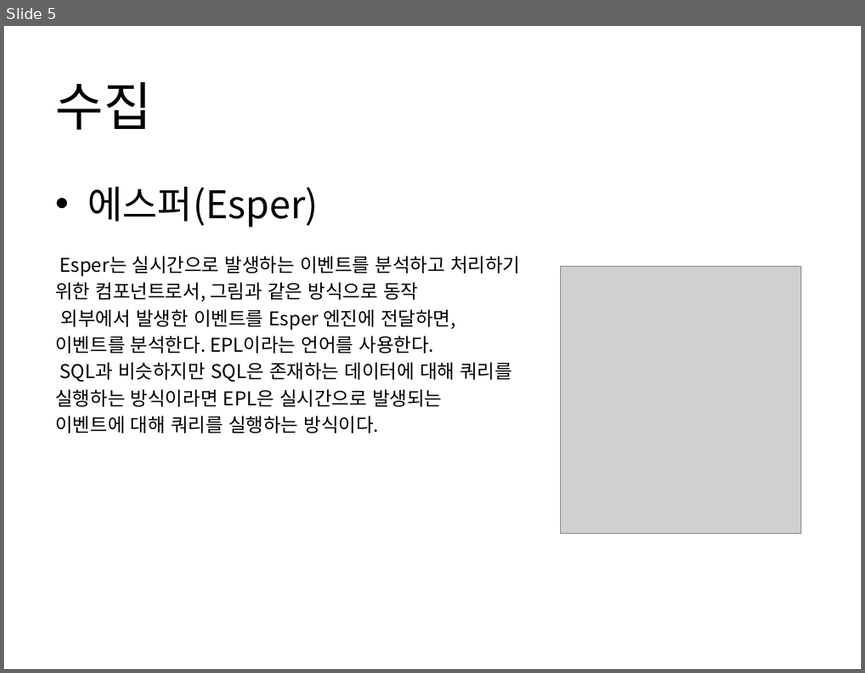
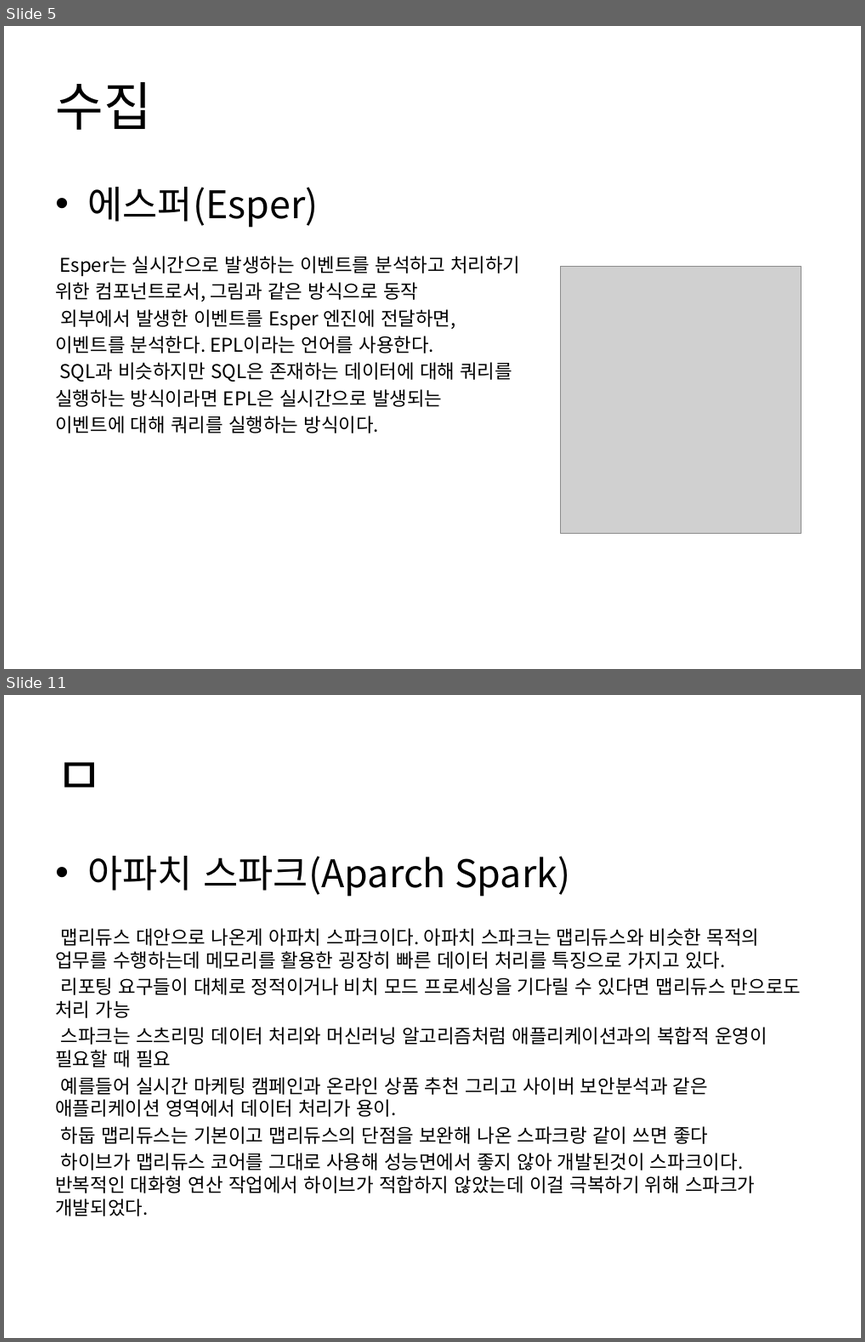
Before and after one commit to Heechul90/BigData_Project, a slide deck: 하둡에코시스템.pptx. Shown one above the other, each under a label of ours: slide 5 before the commit, slides 5 and 11 after it; the slides between them are not shown. The pictures are 865x673 and 865x1342 pixels, drawn with LibreOffice and Linux fonts; fonts in the diff are those of the drawing; grey boxes stand for pictures. Boxes give left, top, right and bottom in pixels: in the first picture for what was removed or moved away, otherwise in the second. Text is boxed around its words. In the diff, an @@ line names an element or a change of style, - is before the commit and + after.

```diff
--- a/하둡에코시스템.pptx
+++ b/하둡에코시스템.pptx
@@ slide 11 added at (x1=4, y1=695, x2=861, y2=1338), background #FFFFFF @@
@@ title added at (x1=55, y1=762, x2=103, y2=788), 44 pt, text #000000 @@
+ㅁ
@@ text added at (x1=55, y1=856, x2=800, y2=1216), 16 pt, text #000000 @@
+• 아파치 스파크(Aparch Spark)
+맵리듀스 대안으로 나온게 아파치 스파크이다. 아파치 스파크는 맵리듀스와 비슷한 목적의 업무를 수행하는데 메모리를 활용한 굉장히 빠른 데이터 처리를 특징으로 가지고 있다.
+리포팅 요구들이 대체로 정적이거나 비치 모드 프로세싱을 기다릴 수 있다면 맵리듀스 만으로도 처리 가능
+스파크는 스츠리밍 데이터 처리와 머신러닝 알고리즘처럼 애플리케이션과의 복합적 운영이 필요할 때 필요
+예를들어 실시간 마케팅 캠페인과 온라인 상품 추천 그리고 사이버 보안분석과 같은 애플리케이션 영역에서 데이터 처리가 용이.
+하둡 맵리듀스는 기본이고 맵리듀스의 단점을 보완해 나온 스파크랑 같이 쓰면 좋다
+하이브가 맵리듀스 코어를 그대로 사용해 성능면에서 좋지 않아 개발된것이 스파크이다. 반복적인 대화형 연산 작업에서 하이브가 적합하지 않았는데 이걸 극복하기 위해 스파크가 개발되었다.
```
Also in this commit, not shown: 6 other slides added, 1 other file.
